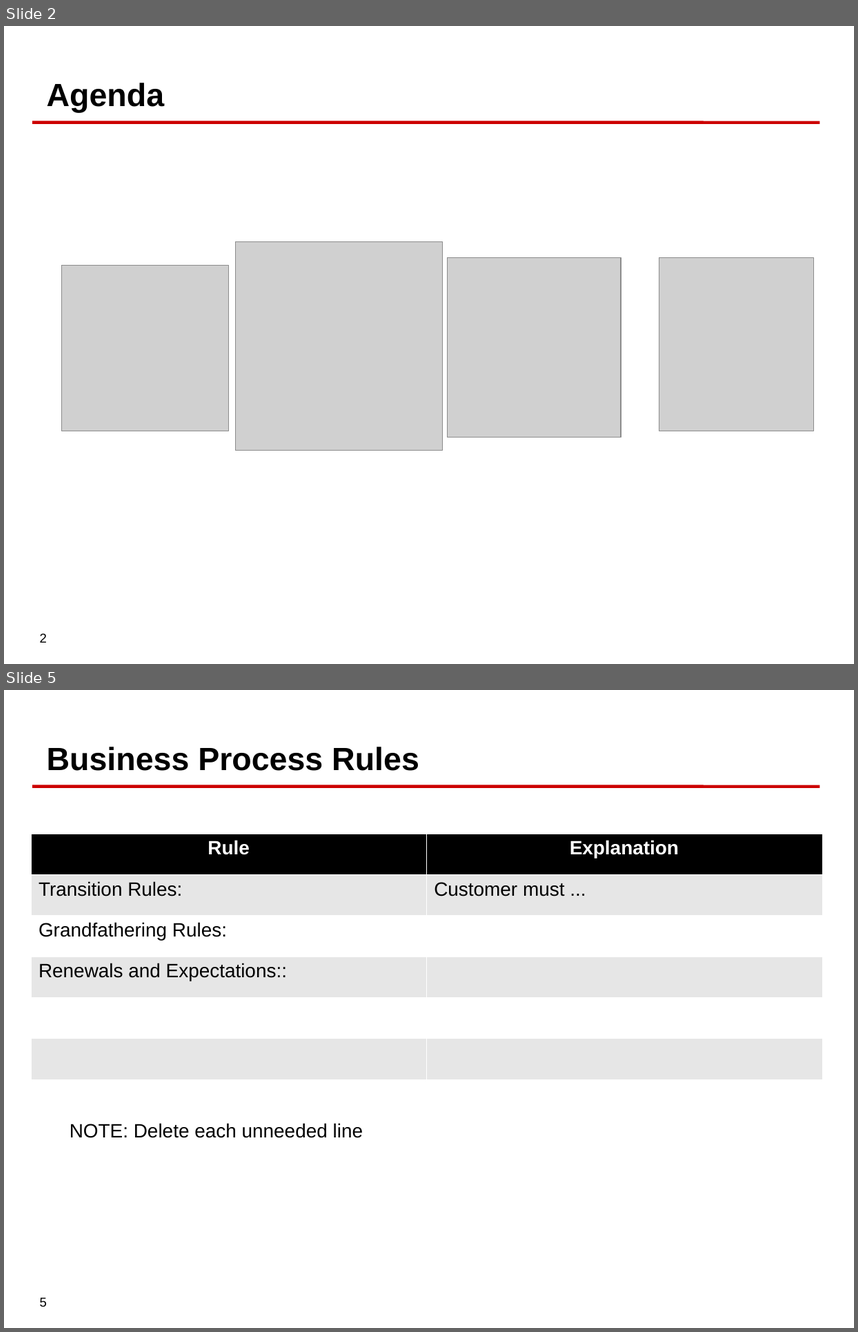
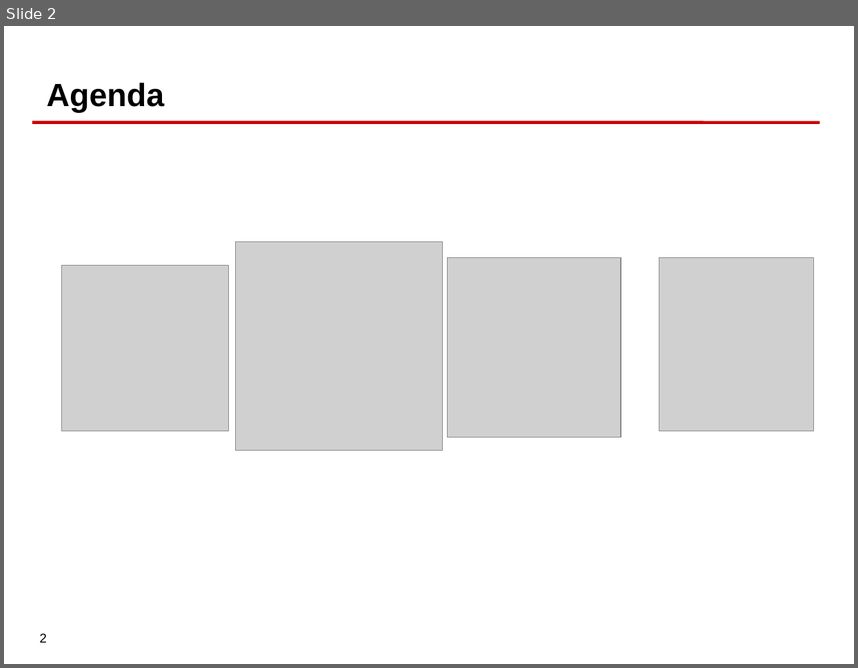
Before and after one commit to jbugbeijing/swarmmsa, a slide deck: presentation/agenda.odp. Shown one above the other, each under a label of ours: slides 2 and 5 before the commit, slide 2 after it; the slides between them are not shown. The pictures are 858x1332 and 858x668 pixels, drawn with LibreOffice and Linux fonts; fonts in the diff are those of the drawing; grey boxes stand for pictures; background and template pictures are left out. Boxes give left, top, right and bottom in pixels: in the first picture for what was removed or moved away, otherwise in the second. Text is boxed around its words. In the diff, an @@ line names an element or a change of style, - is before the commit and + after.

Commit message:
modify slide

```diff
--- a/presentation/agenda.odp
+++ b/presentation/agenda.odp
@@ slide 5 removed at (x1=4, y1=690, x2=854, y2=1328), background picture (left out); not listed: 2 template elements that a slide beside it also shows @@
@@ title removed at (x1=47, y1=747, x2=419, y2=771) @@
-Business Process Rules
@@ table removed at (x1=31, y1=834, x2=822, y2=1080), 6 rows, 2 columns @@
-Rule | Explanation
-Transition Rules: | Customer must ...
-Grandfathering Rules: | 
-Renewals and Expectations:: | 
- | 
- | 
@@ text removed at (x1=70, y1=1123, x2=363, y2=1138) @@
-NOTE: Delete each unneeded line
```
Also in this commit, not shown: 5 other slides removed.
